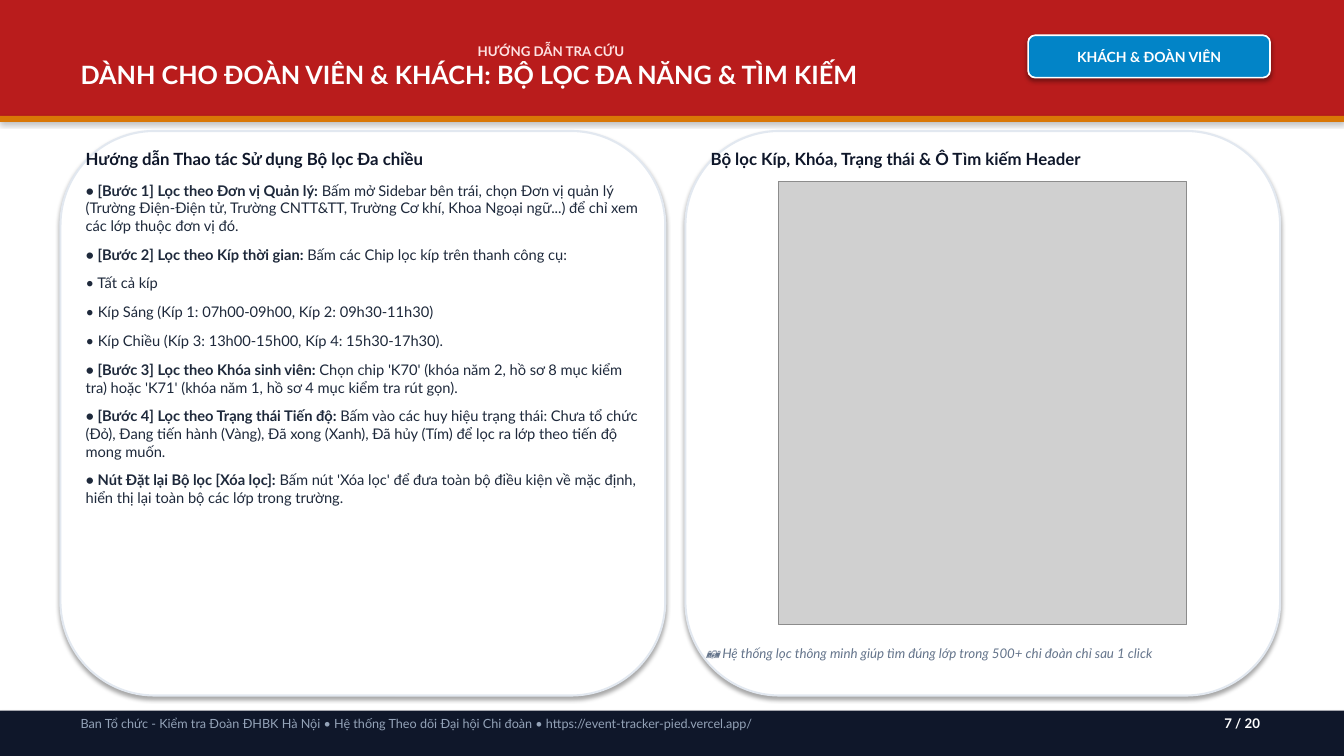
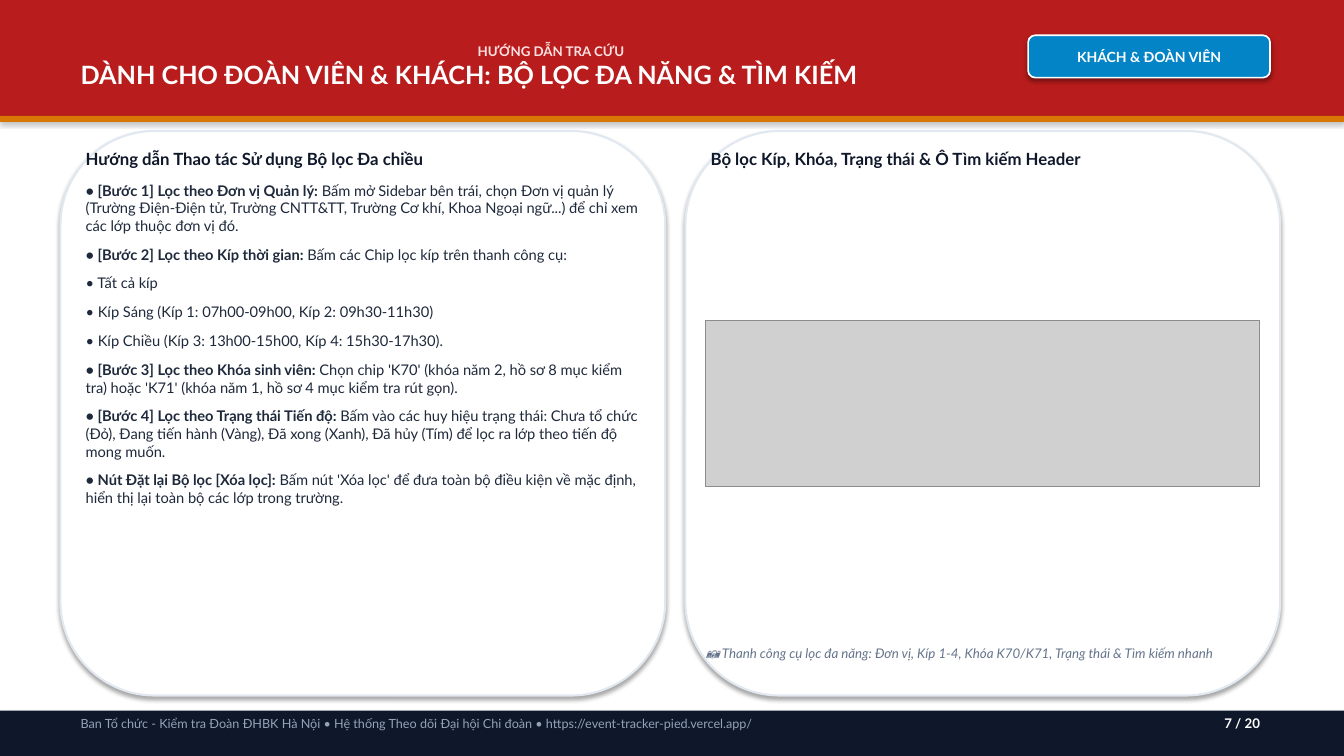
Before and after one commit to phamvietbach2006-max/Event-tracker, a slide deck: slide 7 of Huong_Dan_Su_Dung_He_Thong_Theo_Doi_Dai_Hoi.pptx. Drawn at 1344x756 pixels with LibreOffice and Linux fonts; fonts in the diff are those of the drawing; grey boxes stand for pictures. Boxes give left, top, right and bottom in pixels: in the first picture for what was removed or moved away, otherwise in the second. Text is boxed around its words. In the diff, an @@ line names an element or a change of style, - is before the commit and + after.

Commit message:
docs: audit and update presentation with crystal-clear live system screenshots

```diff
--- a/Huong_Dan_Su_Dung_He_Thong_Theo_Doi_Dai_Hoi.pptx
+++ b/Huong_Dan_Su_Dung_He_Thong_Theo_Doi_Dai_Hoi.pptx
@@ picture: place and size @@
-picture at box(778, 181, 1187, 625)
+picture at box(706, 320, 1260, 486)
@@ text at box(722, 647, 1213, 661): text changed @@
-📷 Hệ thống lọc thông minh giúp tìm đúng lớp trong 500+ chi đoàn chỉ sau 1 click
+📷 Thanh công cụ lọc đa năng: Đơn vị, Kíp 1-4, Khóa K70/K71, Trạng thái & Tìm kiếm nhanh
```
Also in this commit, not shown: 13 other slides changed, 10 other files.
